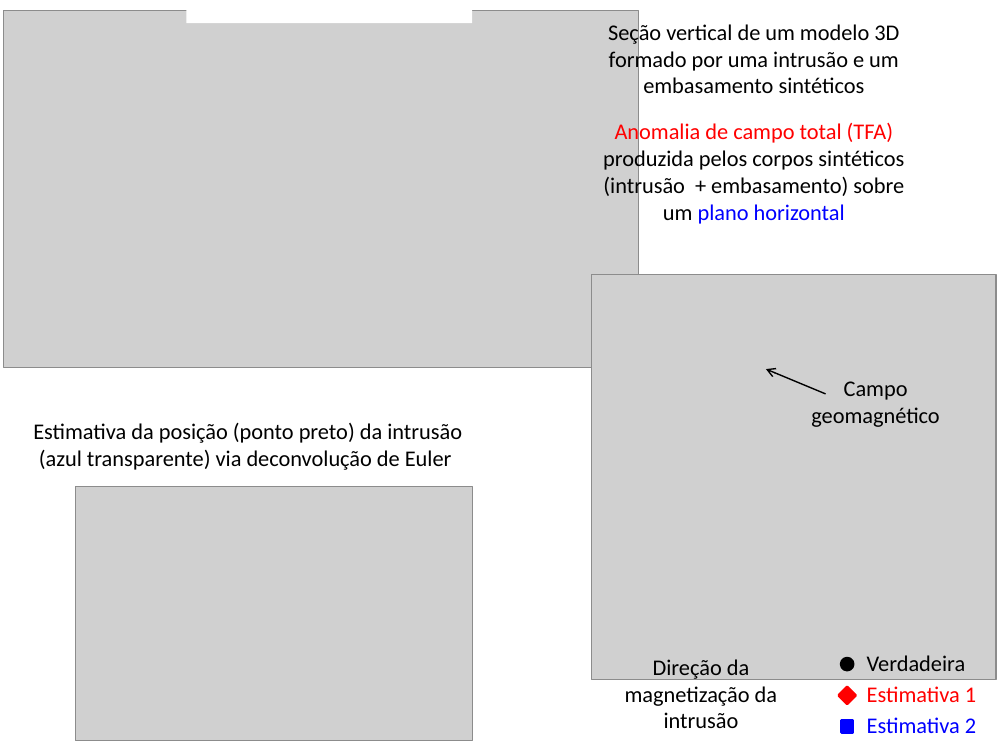
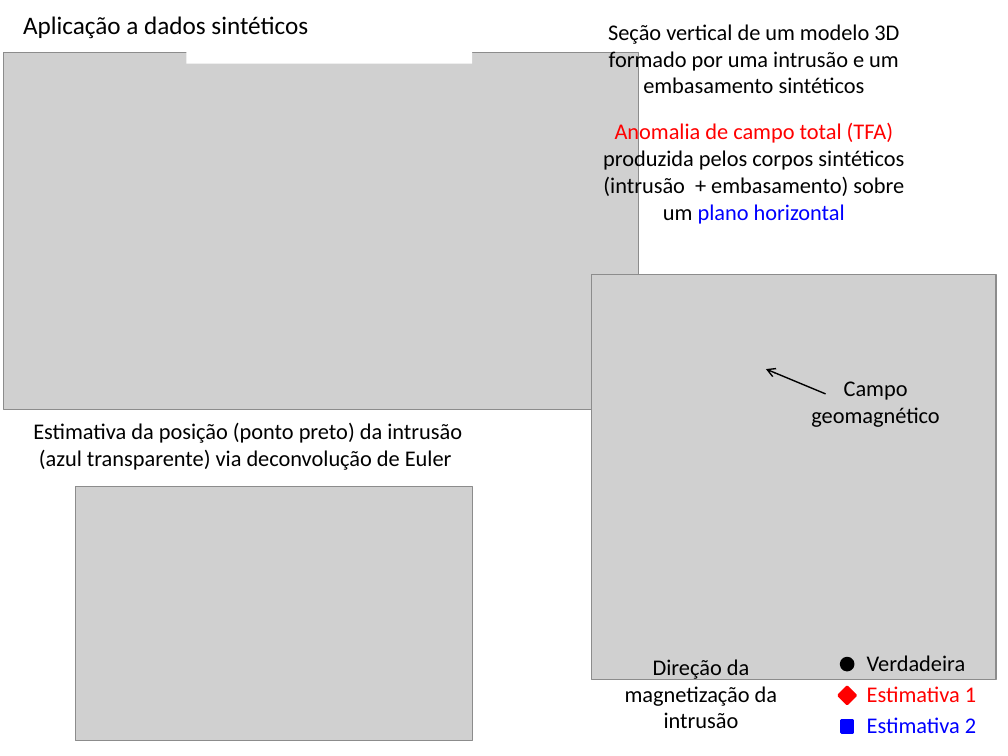
Before and after one commit to pinga-lab/Total-magnetization-of-spherical-bodies, a slide deck: slide 2 of Manuscript/Resultados.pptx (slide 1 before the commit). Drawn at 1008x756 pixels with LibreOffice and Linux fonts; fonts in the diff are those of the drawing; grey boxes stand for pictures. Boxes give left, top, right and bottom in pixels: in the first picture for what was removed or moved away, otherwise in the second. Text is boxed around its words. In the diff, an @@ line names an element or a change of style, - is before the commit and + after.

```diff
--- a/Manuscript/Resultados.pptx
+++ b/Manuscript/Resultados.pptx
@@ text added at [23,16,308,39], 18 pt, text #000000 @@
+Aplicação a dados sintéticos
@@ picture: place and size @@
-picture at [4,10,639,368]
+picture at [4,52,639,410]
@@ rectangle: place and size @@
-rectangle at [186,4,472,24]
+rectangle at [186,44,472,65]
```
Also in this commit, not shown: 1 other slide changed, 1 slide added, 1 other file.
